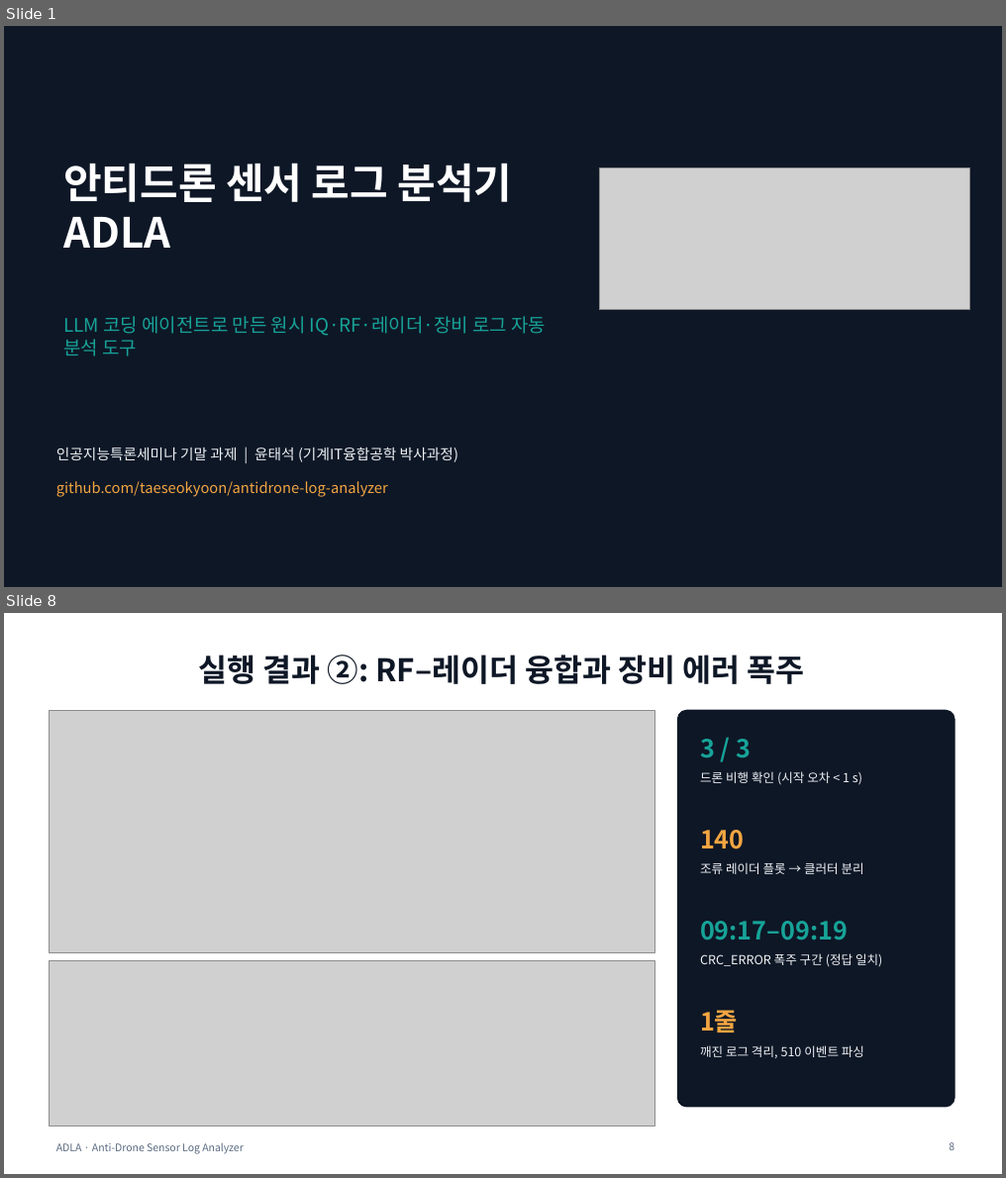
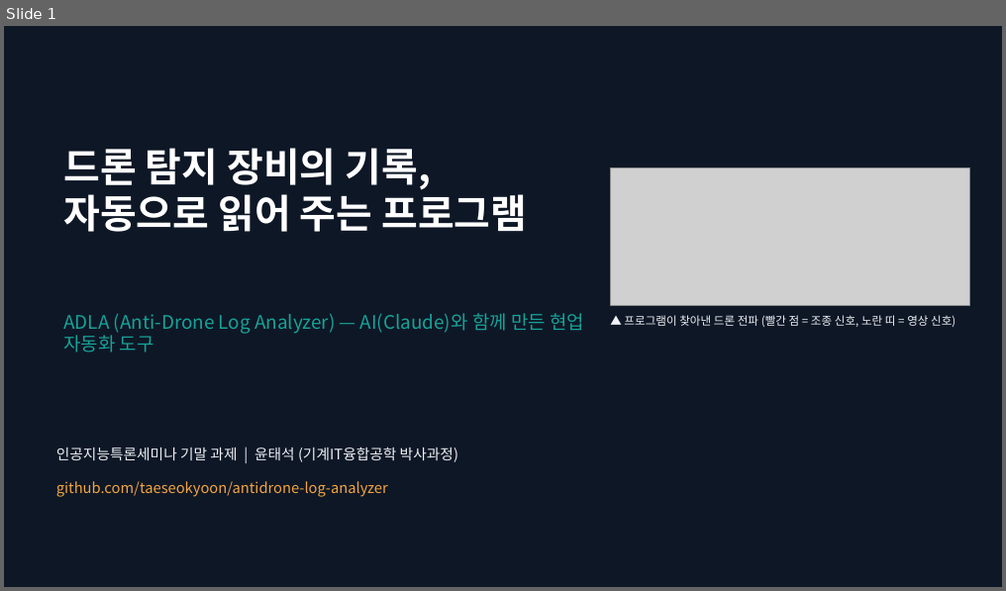
Before and after one commit to taeseokyoon/antidrone-log-analyzer, a slide deck: docs/ADLA_presentation.pptx. Shown one above the other, each under a label of ours: slides 1 and 8 before the commit, slide 1 after it; the slides between them are not shown. The pictures are 1006x1178 and 1006x591 pixels, drawn with LibreOffice and Linux fonts; fonts in the diff are those of the drawing; grey boxes stand for pictures. Boxes give left, top, right and bottom in pixels: in the first picture for what was removed or moved away, otherwise in the second. Text is boxed around its words. In the diff, an @@ line names an element or a change of style, - is before the commit and + after.

```diff
--- a/docs/ADLA_presentation.pptx
+++ b/docs/ADLA_presentation.pptx
@@ slide 8 removed at <box>4,613,1002,1174</box>, background #FFFFFF @@
@@ title removed at <box>198,655,805,684</box> @@
-실행 결과 ②: RF–레이더 융합과 장비 에러 폭주
@@ picture removed at <box>49,710,655,953</box> @@
@@ rounded rectangle removed at <box>678,710,954,1107</box> @@
@@ text removed at <box>700,739,750,759</box> @@
-3 / 3
@@ text removed at <box>700,771,862,785</box> @@
-드론 비행 확인 (시작 오차 < 1 s)
@@ text removed at <box>700,830,745,850</box> @@
-140
@@ text removed at <box>700,862,864,874</box> @@
-조류 레이더 플롯 → 클러터 분리
@@ text removed at <box>700,921,847,941</box> @@
-09:17–09:19
@@ picture removed at <box>49,961,655,1127</box> @@
@@ text removed at <box>700,954,882,966</box> @@
-CRC_ERROR 폭주 구간 (정답 일치)
@@ text removed at <box>700,1010,738,1033</box> @@
-1줄
@@ text removed at <box>700,1046,864,1059</box> @@
-깨진 로그 격리, 510 이벤트 파싱
@@ text removed at <box>56,1143,243,1155</box> @@
-ADLA · Anti-Drone Sensor Log Analyzer
@@ page number removed at <box>948,1143,954,1151</box> @@
-8
@@ slide 1 changed as well @@
@@ title at <box>63,148,527,232</box>: text changed; size 40 to 38 pt @@
-안티드론 센서 로그 분석기
-ADLA
+드론 탐지 장비의 기록,
+자동으로 읽어 주는 프로그램
@@ picture: place and size @@
-picture at <box>599,169,969,310</box>
+picture at <box>611,169,969,305</box>
@@ text at <box>63,313,584,353</box>: text changed @@
-LLM 코딩 에이전트로 만든 원시 IQ·RF·레이더·장비 로그 자동 분석 도구
+ADLA (Anti-Drone Log Analyzer) — AI(Claude)와 함께 만든 현업 자동화 도구
@@ text added at <box>624,315,955,327</box>, 11 pt, text #EEF2F6 @@
+▲ 프로그램이 찾아낸 드론 전파 (빨간 점 = 조종 신호, 노란 띠 = 영상 신호)
```
Also in this commit, not shown: 9 slides added, 8 other slides removed, 2 other files.
